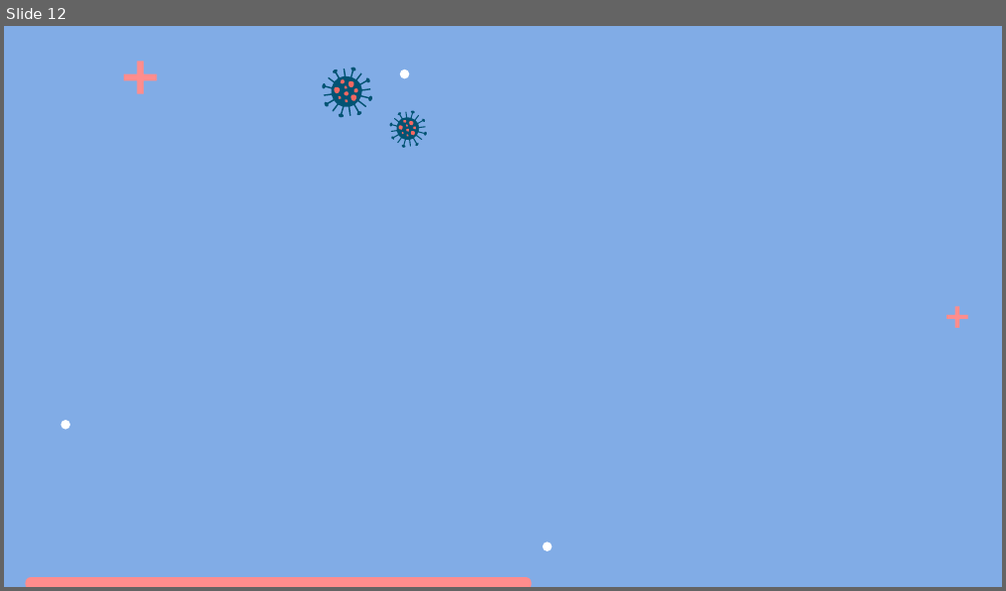
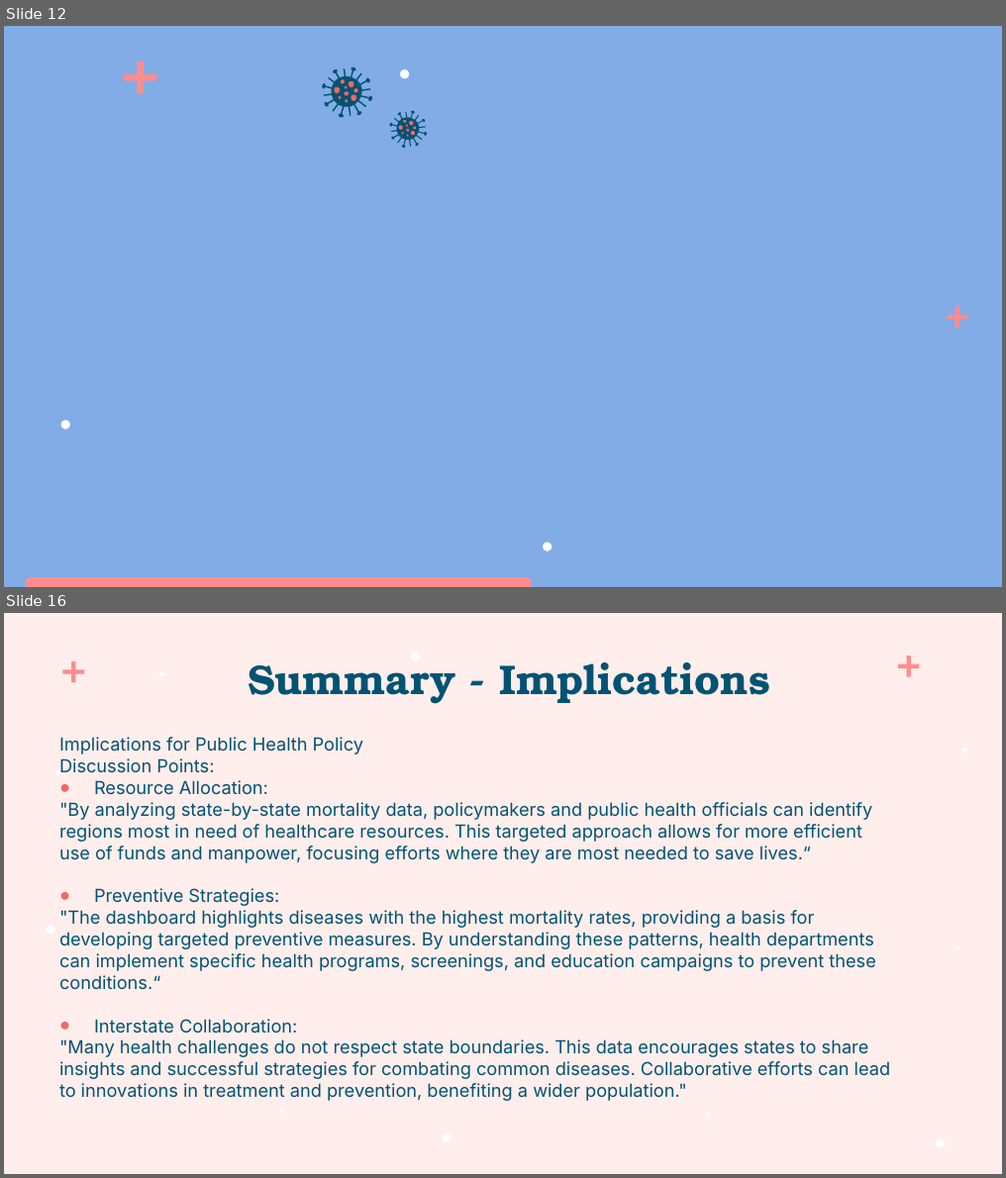
Before and after one commit to zippyprod/Project-4-Decoding-Death, a slide deck: PROJECT 4 DECODING DEATH.pptx. Shown one above the other, each under a label of ours: slide 12 before the commit, slides 12 and 16 after it; the slides between them are not shown. The pictures are 1006x591 and 1006x1178 pixels, drawn with LibreOffice and Linux fonts; fonts in the diff are those of the drawing; background and template pictures are left out. Boxes give left, top, right and bottom in pixels: in the first picture for what was removed or moved away, otherwise in the second. Text is boxed around its words. In the diff, an @@ line names an element or a change of style, - is before the commit and + after.

```diff
--- a/PROJECT 4 DECODING DEATH.pptx
+++ b/PROJECT 4 DECODING DEATH.pptx
@@ slide 16 added at (x1=4, y1=613, x2=1002, y2=1174), background #FFEEEB @@
@@ title added at (x1=248, y1=663, x2=770, y2=704), 30 pt, text #025373, bold @@
+Summary - Implications
@@ group added at (x1=46, y1=652, x2=967, y2=1148): 13 freeform shapes @@
@@ text added at (x1=59, y1=737, x2=891, y2=1079), 13 pt, text #025373 @@
+Implications for Public Health Policy
+Discussion Points:
+● Resource Allocation:
+"By analyzing state-by-state mortality data, policymakers and public health officials can identify regions most in need of healthcare resources. This targeted approach allows for more efficient use of funds and manpower, focusing efforts where they are most needed to save lives.“
+● Preventive Strategies:
+"The dashboard highlights diseases with the highest mortality rates, providing a basis for developing targeted preventive measures. By understanding these patterns, health departments can implement specific health programs, screenings, and education campaigns to prevent these conditions.“
+● Interstate Collaboration:
+"Many health challenges do not respect state boundaries. This data encourages states to share insights and successful strategies for combating common diseases. Collaborative efforts can lead to innovations in treatment and prevention, benefiting a wider population."
```
Also in this commit, not shown: 2 slides changed, 3 other slides added, 1 other file.
